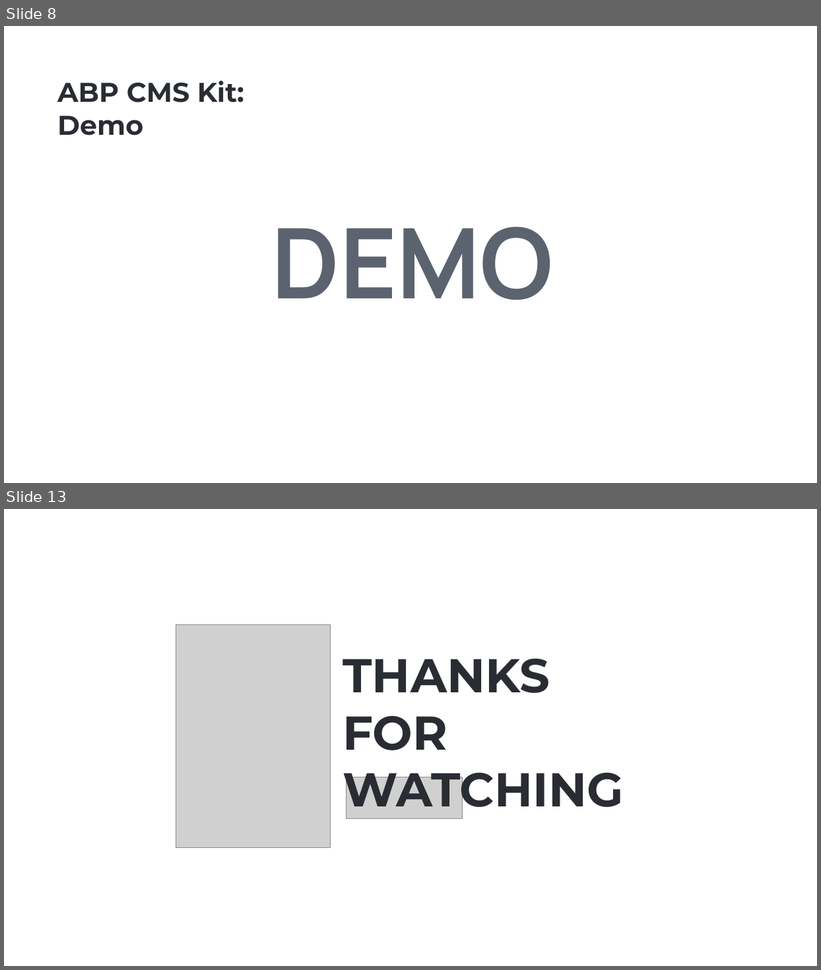
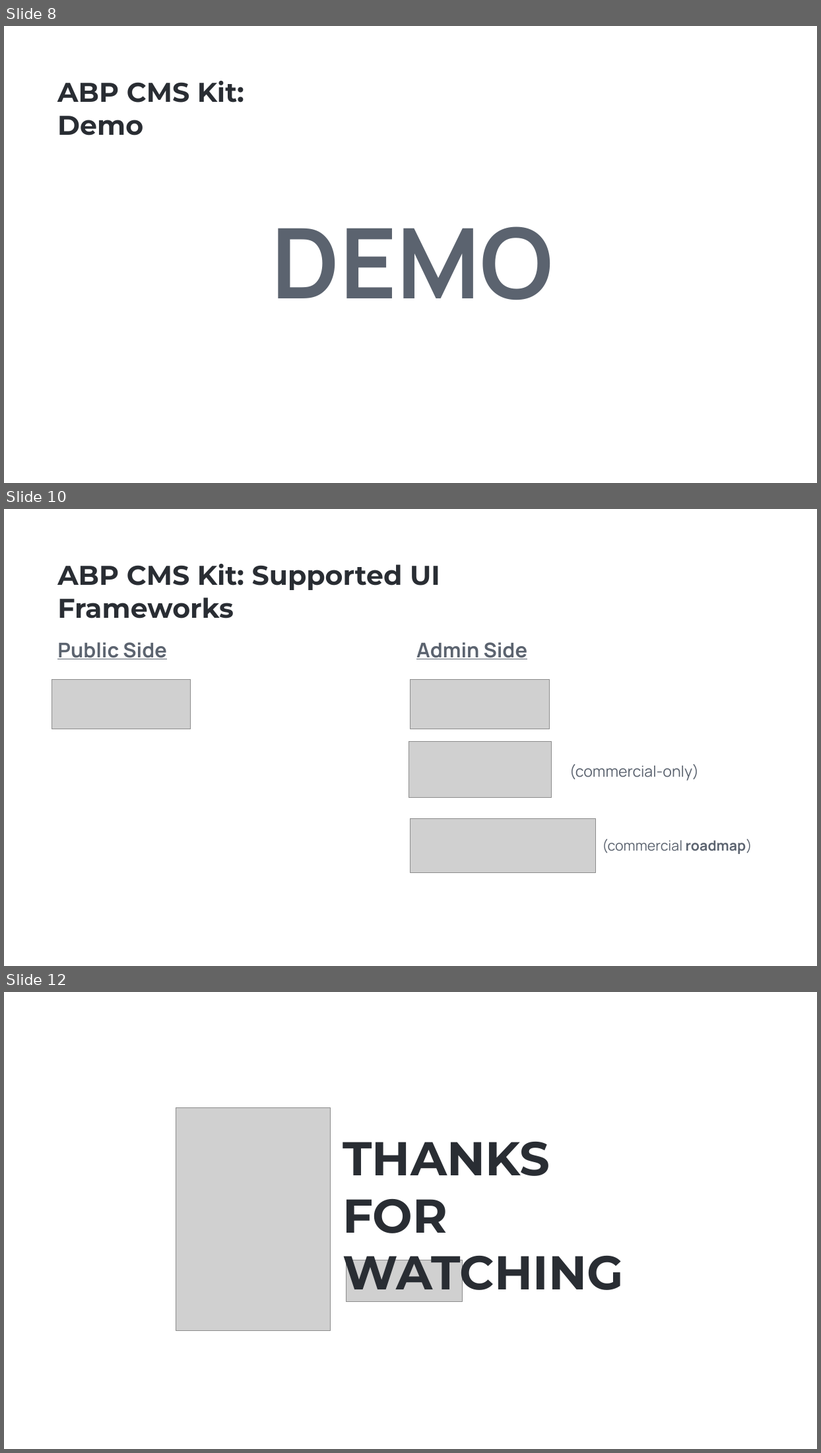
Before and after one commit to hikalkan/presentations, a slide deck: 2023-09-28 ABP CMS Kit/ABP CMS Kit.pptx. Shown one above the other, each under a label of ours: slides 8 and 13 before the commit, slides 8, 10 and 12 after it; the slides between them are not shown. The pictures are 821x970 and 821x1453 pixels, drawn with LibreOffice and Linux fonts; fonts in the diff are those of the drawing; grey boxes stand for pictures; background and template pictures are left out. Boxes give left, top, right and bottom in pixels: in the first picture for what was removed or moved away, otherwise in the second. Text is boxed around its words. In the diff, an @@ line names an element or a change of style, - is before the commit and + after.

```diff
--- a/2023-09-28 ABP CMS Kit/ABP CMS Kit.pptx
+++ b/2023-09-28 ABP CMS Kit/ABP CMS Kit.pptx
@@ slide 10 added at bbox=[4, 509, 817, 966], background picture (left out) @@
@@ text added at bbox=[57, 564, 440, 619], 32 pt, text #292D33, bold @@
+ABP CMS Kit: Supported UI Frameworks
@@ text added at bbox=[57, 642, 166, 659], 24 pt, text #5B636F, bold, underline @@
+Public Side
@@ text added at bbox=[416, 642, 527, 659], 24 pt, text #5B636F, bold, underline @@
+Admin Side
@@ picture added at bbox=[52, 679, 191, 729] @@
@@ picture added at bbox=[411, 679, 550, 729] @@
@@ picture added at bbox=[409, 742, 551, 798] @@
@@ text added at bbox=[570, 764, 699, 781], 18 pt, text #5B636F @@
+(commercial-only)
@@ picture added at bbox=[411, 819, 596, 873] @@
@@ text added at bbox=[602, 839, 752, 854], 16.6 pt, text #5B636F @@
+(commercial roadmap)
@@ what was slide 13 is now slide 12 @@
```
Also in this commit, not shown: 2 slides changed, 2 other slides added, 4 slides removed.
